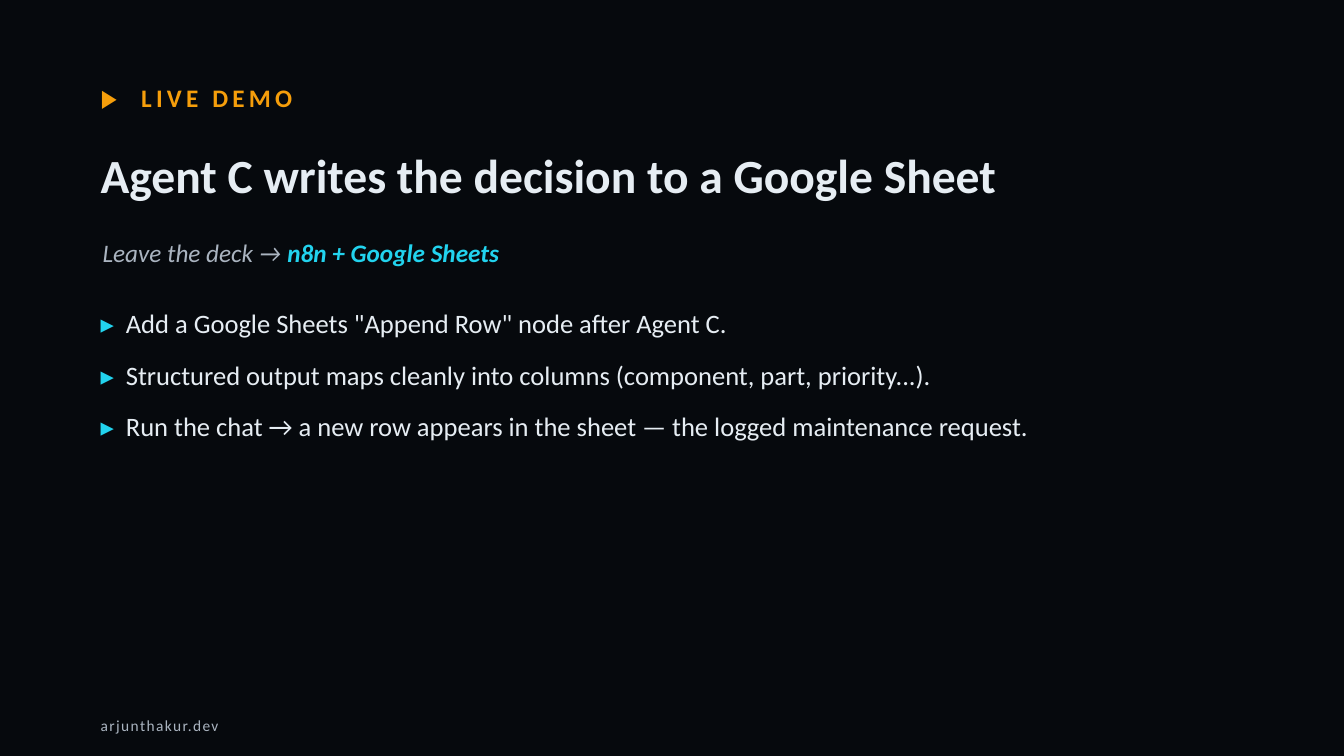
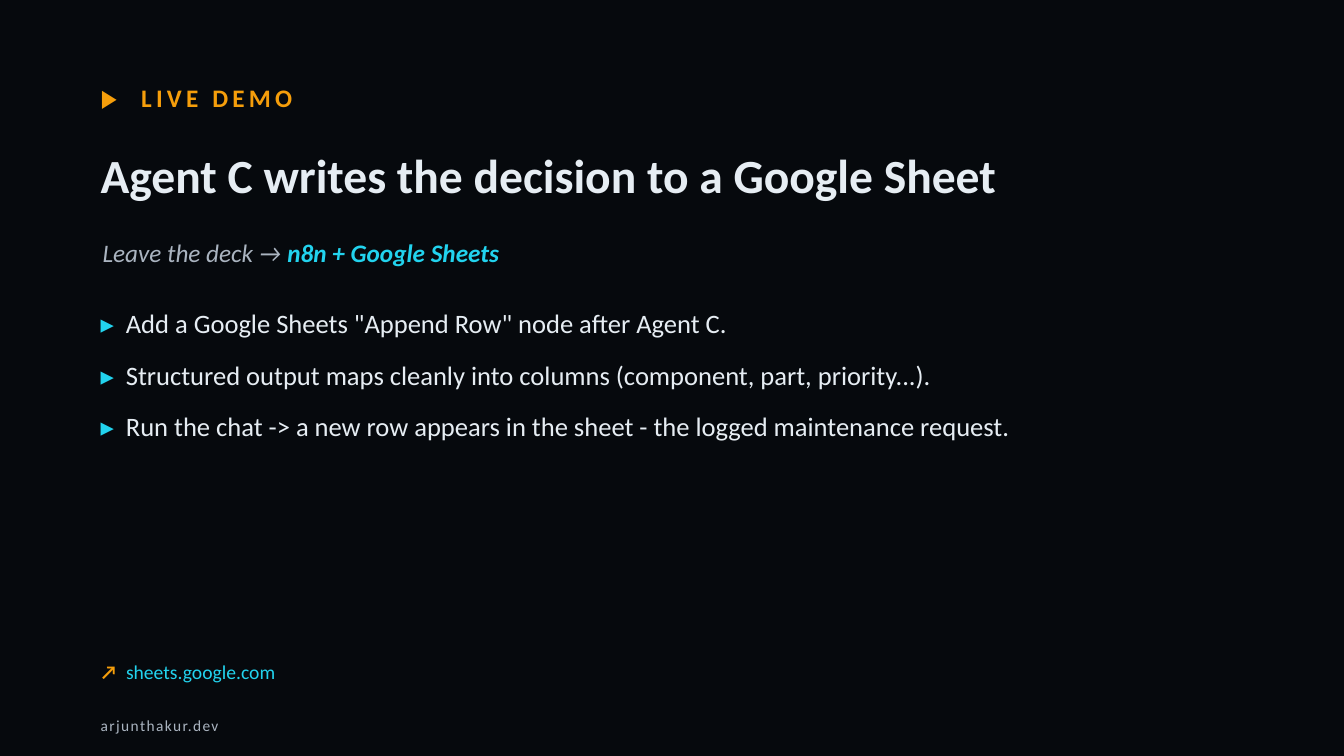
Before and after one commit to thakurarjun247/lgelectronics, a slide deck: slide 34 of LG-AI-Training-4hr.pptx (slide 33 before the commit). Drawn at 1344x756 pixels with LibreOffice and Linux fonts; fonts in the diff are those of the drawing. Boxes give left, top, right and bottom in pixels: in the first picture for what was removed or moved away, otherwise in the second. Text is boxed around its words. In the diff, an @@ line names an element or a change of style, - is before the commit and + after.

```diff
--- a/LG-AI-Training-4hr.pptx
+++ b/LG-AI-Training-4hr.pptx
@@ text at [126,417,1009,441]: text changed @@
-▸ Run the chat → a new row appears in the sheet — the logged maintenance request.
+▸ Run the chat -> a new row appears in the sheet - the logged maintenance request.
@@ text added at [126,665,275,683], 14 pt, text #22D3EE @@
+↗ sheets.google.com
```
Also in this commit, not shown: 25 other slides changed, 2 slides added, 1 slide removed, 2 other files.
